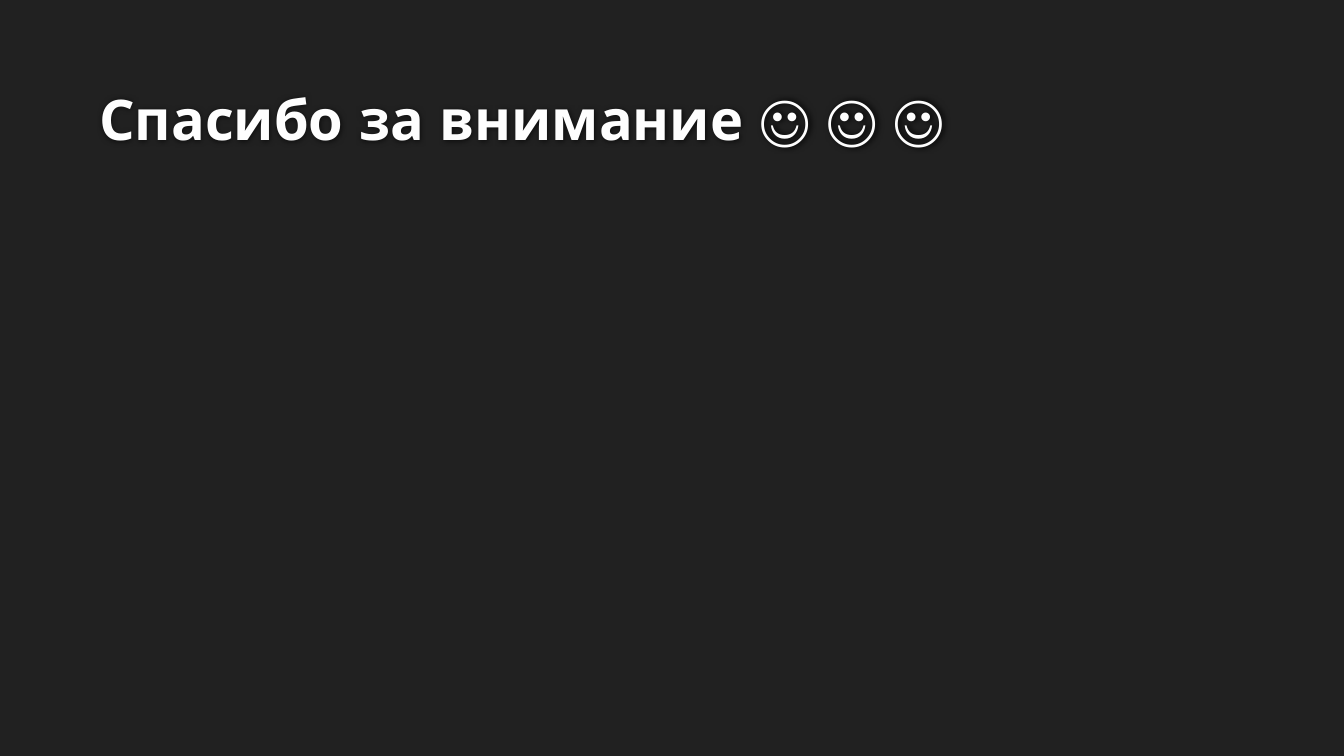
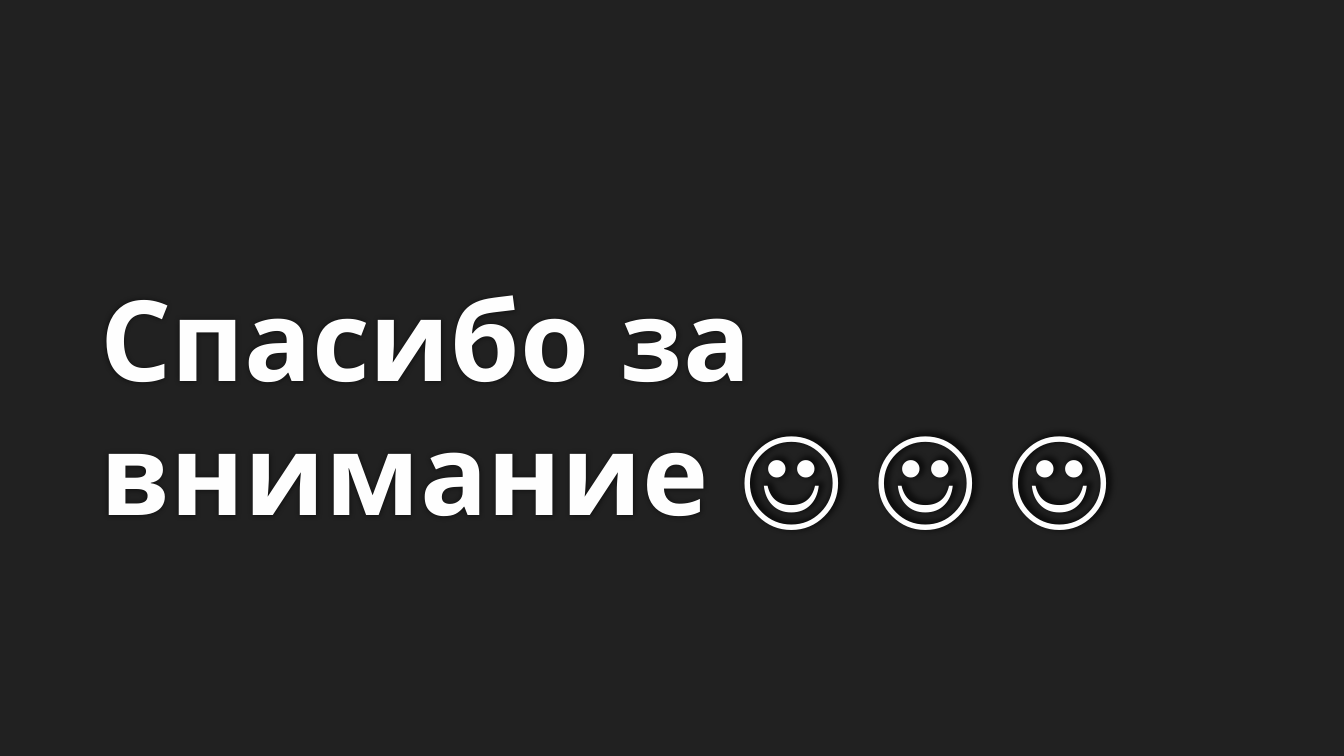
Before and after one commit to vazelin02/Matulev2, a slide deck: slide 7 of publication/Matule.pptx. Drawn at 1344x756 pixels with LibreOffice and Linux fonts; fonts in the diff are those of the drawing; background and template pictures are left out. Boxes give left, top, right and bottom in pixels: in the first picture for what was removed or moved away, otherwise in the second. Text is boxed around its words. In the diff, an @@ line names an element or a change of style, - is before the commit and + after.

```diff
--- a/publication/Matule.pptx
+++ b/publication/Matule.pptx
@@ title "Спасибо за внимание ☺ ☺ ...": place and size @@
-title "Спасибо за внимание ☺ ☺ ..." at box(99, 97, 744, 141)
+title "Спасибо за внимание ☺ ☺ ..." at box(100, 295, 751, 516)
@@ title "Спасибо за внимание ☺ ☺ ..." at box(100, 295, 751, 516): size 40 to 80 pt @@
```
Also in this commit, not shown: 1 slide added, 1 slide removed.
